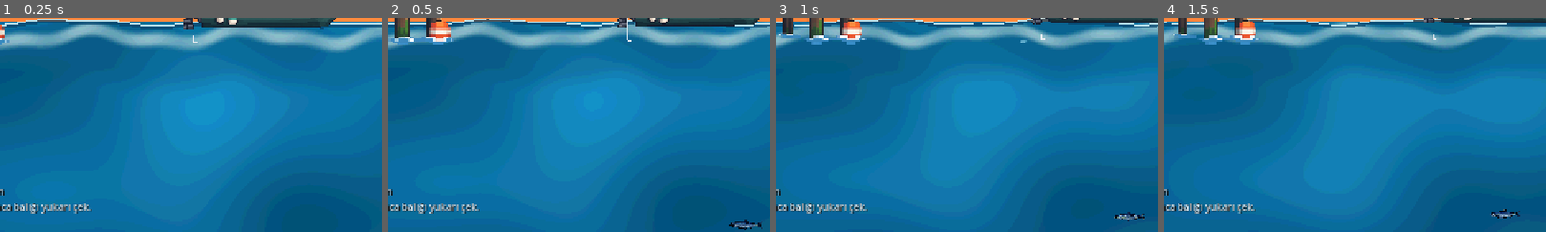
Above: before the commit, frames 1-4 (left to right).
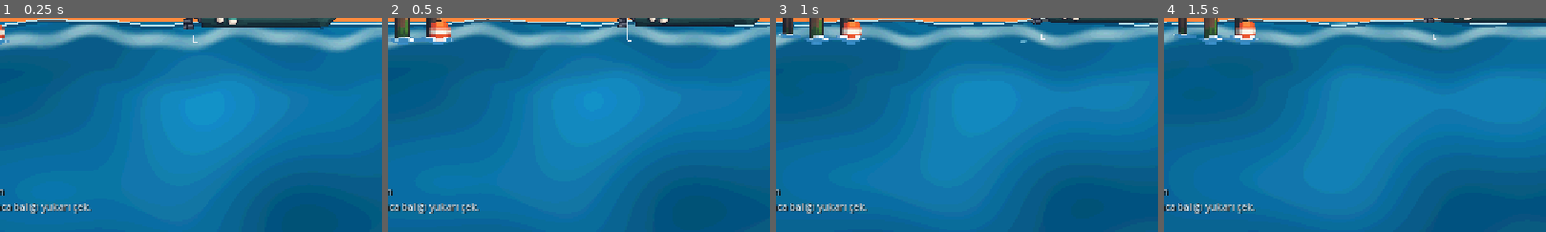
Above: after the commit, the same moments.

Repository: mirackayademir/TinyFisher
Game: Godot game, scene res://scenes/world.tscn
Same seed, same stepped clock (60 frames per second), same inputs: the game is played once before the commit and once after it.
Inputs (mouse positions are % of the whole screen's width and height, from its top left):
- Up to frame 1 (0.25 s): no input
- Up to frame 2 (0.5 s): no input
- Up to frame 3 (1 s): move the mouse to (72, 45) at 0.52 s; hold D (move_right) from 0.53 s (still down); tap E (dock) at 0.6 s; click (72, 45) at 0.67 s
- Up to frame 4 (1.5 s): move the mouse to (30, 55) at 1.27 s; release D (move_right) at 1.28 s; hold S from 1.28 s (still down); tap E (dock) at 1.35 s
The pictures show only the part of the screen within x 42-92%, y 50-100%; the shares and areas given below are measured in that part.

Frame 1 is identical in both runs. In frame 2, 0.2% of the frame differs, in the area x 89-98%, y 94-100%; in frame 3, 0.2%; in frame 4, 0.2%.

Commit message:
Apply deep spawn rules to all fish

Diff:
--- a/scenes/fishing_spot.gd
+++ b/scenes/fishing_spot.gd
@@ -26,8 +26,13 @@
 		if shape != null:
 			shape.size = Vector2(4400.0, 1750.0)
 
-	var missing_fish: int = max_fish - get_fish_count()
-	for i in range(missing_fish):
+	# Scene içine elle bırakılmış eski örnek balığı kaldır; bütün balıklar yeni derinlik kurallarına göre doğsun.
+	for child in get_children():
+		if child.has_method("hook_to"):
+			remove_child(child)
+			child.queue_free()
+
+	for i in range(max_fish):
 		spawn_one_fish()
 
 
